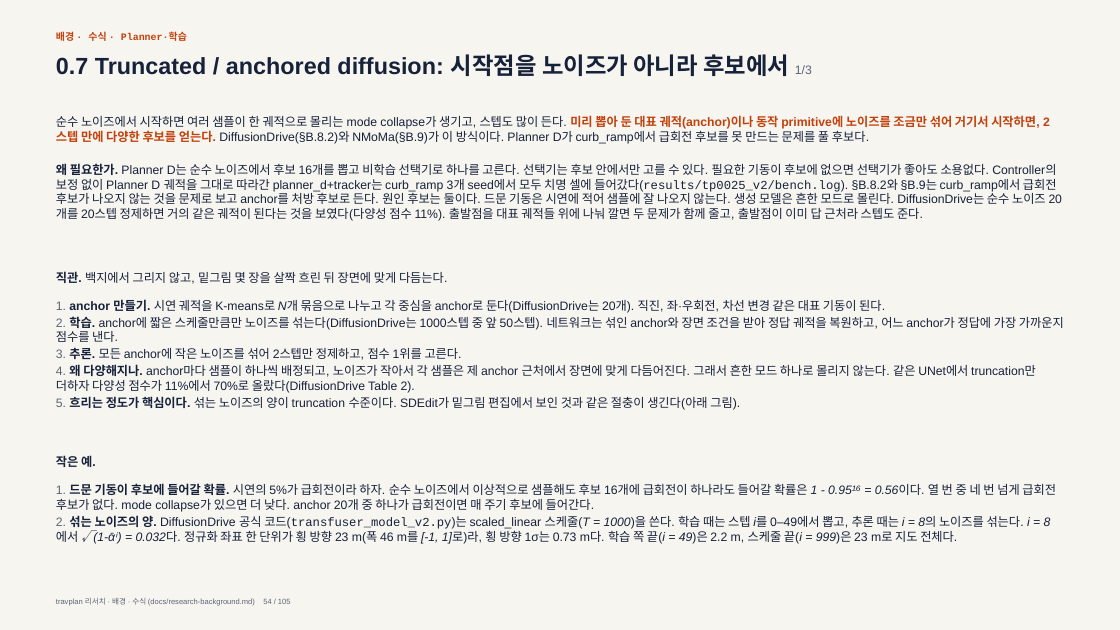
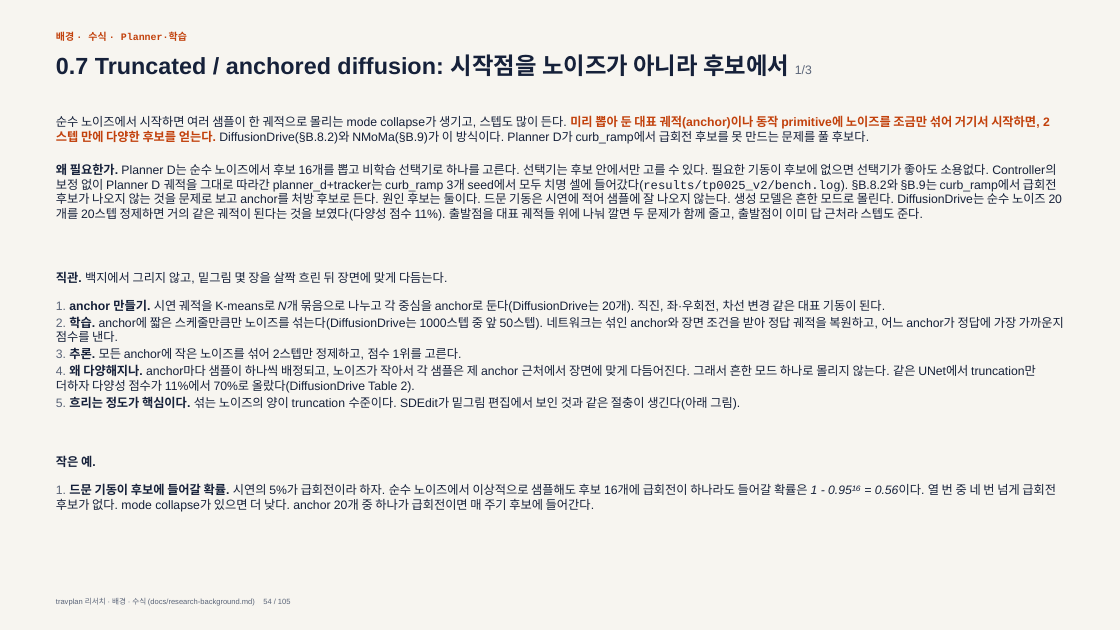
Before and after one commit to Geonhee-LEE/travplan-site, a slide deck: slide 54 of slides/research-background/research-background.pptx. Drawn at 1120x630 pixels with LibreOffice and Linux fonts; fonts in the diff are those of the drawing. Boxes give left, top, right and bottom in pixels: in the first picture for what was removed or moved away, otherwise in the second. Text is boxed around its words. In the diff, an @@ line names an element or a change of style, - is before the commit and + after.

```diff
--- a/slides/research-background/research-background.pptx
+++ b/slides/research-background/research-background.pptx
@@ text at <box>56,515,1030,544</box>: paragraph removed @@
-2. 섞는 노이즈의 양. DiffusionDrive 공식 코드(transfuser_model_v2.py)는 scaled_linear 스케줄(T = 1000)을 쓴다. 학습 때는 스텝 i를 0–49에서 뽑고, 추론 때는 i = 8의 노이즈를 섞는다. i = 8에서 √(1-ᾱⁱ) = 0.032다. 정규화 좌표 한 단위가 횡 방향 23 m(폭 46 m를 [-1, 1]로)라, 횡 방향 1σ는 0.73 m다. 학습 쪽 끝(i = 49)은 2.2 m, 스케줄 끝(i = 999)은 23 m로 지도 전체다.
```
Also in this commit, not shown: 5 other slides changed, 19 other files.
